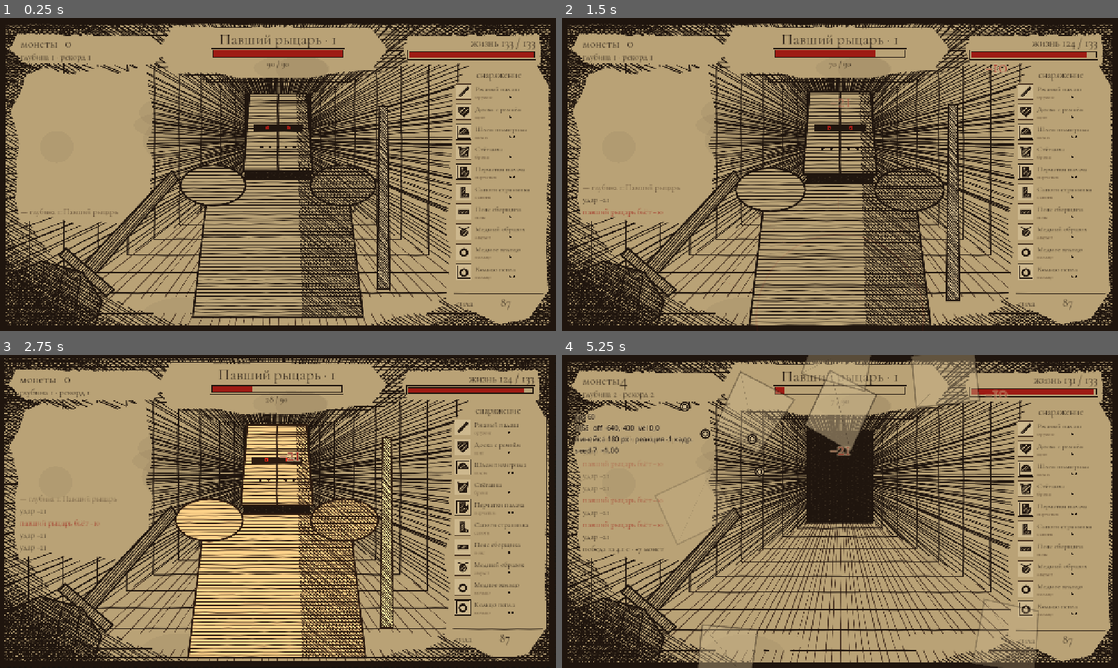
Above: before the commit, frames 1-4 (two rows, left to right).
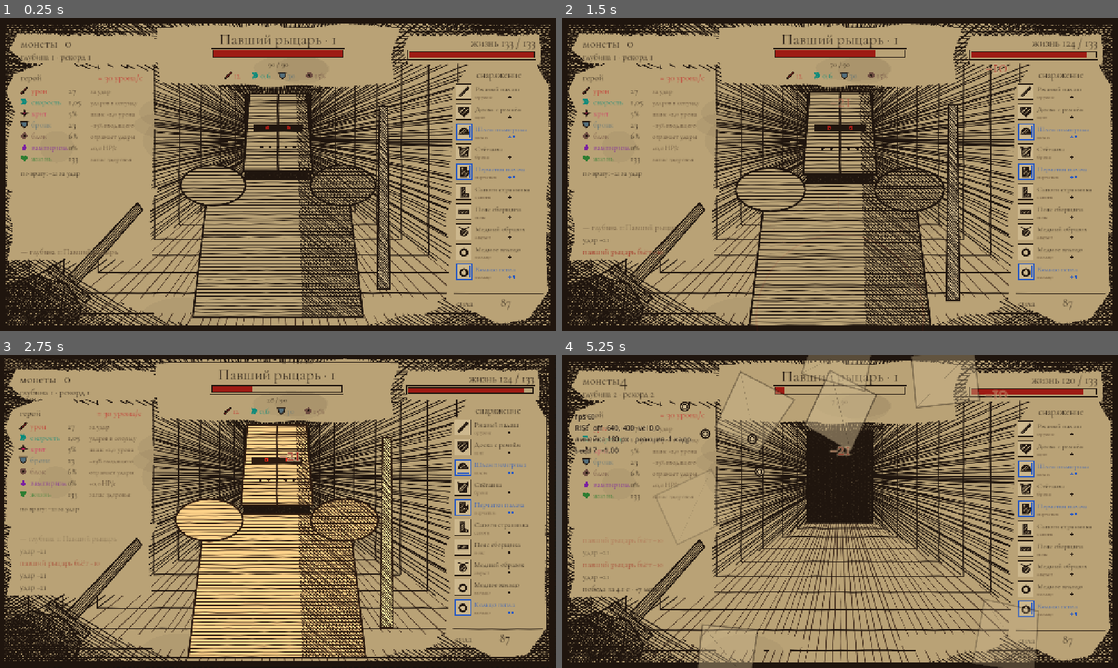
Above: after the commit, the same moments.

Repository: kostanhikk-hue/swipe
Game: Godot game, scene res://scenes/gyms/loop_gym.tscn
Same seed, same stepped clock (60 frames per second), same inputs: the game is played once before the commit and once after it.
Inputs (mouse positions are in pixels of both pictures, inside the frame that each line leads up to):
- Up to frame 1 (0.25 s): no input
- Up to frame 2 (1.5 s): tap Enter at 0.5 s; move the mouse to (962, 158) at 0.52 s; hold Right (swipe_right) 0.53-1.25 s; hold Shift 0.53-1.25 s; click (962, 158) at 0.67 s; drag from (728, 190) to (812, 237) at 1.27 s
- Up to frame 3 (2.75 s): move the mouse to (333, 442) at 2.02 s; hold Right (swipe_right) from 2.03 s (still down); tap Ctrl at 2.1 s
- Up to frame 4 (5.25 s): release Right (swipe_right) at 2.75 s; drag from (812, 574) to (673, 464) at 2.77 s; move the mouse to (1006, 558) at 3.52 s; hold Left (swipe_left) 3.53-4.25 s; tap P at 3.6 s; drag from (673, 464) to (756, 433) at 4.27 s; move the mouse to (867, 511) at 5.02 s; hold Left (swipe_left) from 5.03 s (still down); tap O at 5.1 s; click (867, 511) at 5.17 s

The runs differ from the first frame. In frame 1, 21% of the frame differs, in the area x 1-99%, y 1-99%; in frame 2, 20%; in frame 3, 20%; in frame 4, 26%.

Commit message:
readability (rarity/stat colours, stat sheet, enemy stats) + balance sim and curve

Diff:
--- a/game/data/tuning/m03_combat.tres
+++ b/game/data/tuning/m03_combat.tres
@@ -4,3 +4,6 @@
 
 [resource]
 script = ExtResource("1")
+depth_hp = 0.14
+depth_dmg = 0.11
+heal_after_win = 0.12
--- a/game/gyms/loop_gym.gd
+++ b/game/gyms/loop_gym.gd
@@ -4,6 +4,7 @@
 
 const EnemyView := preload("res://views/enemy_view.gd")
 const CombatLog := preload("res://views/combat_log.gd")
+const StatSheet := preload("res://views/stat_sheet.gd")
 const ENEMY_C := Vector2(640, 400)
 
 var ct: CombatTuning
@@ -18,6 +19,7 @@
 var enemy_v: Node2D
 var hand: Node2D
 var log_v: Node2D
+var sheet: Node2D
 var phase := "rise"
 var ph_t := 0.0
 var _hand_k := 0.0
@@ -39,6 +41,9 @@
 	log_v = CombatLog.new()
 	add_child(log_v)
 	move_child(log_v, hud.get_index() + 1)
+	sheet = StatSheet.new()
+	add_child(sheet)
+	move_child(sheet, log_v.get_index() + 1)
 	tpanel.bind(ct, "M03")
 	_apply_clear()
 	hero_hp = _hero_max()
@@ -50,8 +55,9 @@
 
 func _clear_rects() -> Array:
 	var c := super._clear_rects()
-	c.append(_soft(Rect2(390, 22, 500, 100)))
-	c.append(_soft(CombatLog.AREA))
+	c.append(_soft(Rect2(380, 20, 520, 134)))
+	c.append(_soft(CombatLog.AREA.grow(6)))
+	c.append(_soft(StatSheet.AREA.grow(8)))
 	return c
 
 
@@ -79,11 +85,7 @@
 	var types: Array = enemies["types"]
 	var d: Dictionary = types[rng.randi() % types.size()]
 	enemy_def = d
-	var mh := 1.0 + ct.depth_hp * (depth - 1)
-	var md := 1.0 + ct.depth_dmg * (depth - 1)
-	cur_enemy = {"hp": float(d["hp"]) * mh, "max_hp": float(d["hp"]) * mh, "dmg": float(d["dmg"]) * md,
-		"speed": float(d["speed"]), "armor": float(d["armor"]) * md, "crit": float(d["crit"]),
-		"block": float(d["block"]), "vamp": float(d["vamp"])}
+	cur_enemy = LoopMath.enemy_at(d, depth, ct)
 	enemy_v.set_shape(d["shape"])
 	enemy_v.visible = true
 	enemy_v.appear = 0.0
@@ -109,7 +111,11 @@
 	super._process(delta)
 	ph_t += delta
 	_hand_k = maxf(0.0, _hand_k - delta * 7.0)
-	hand.position = Vector2(60, -50) * sin(_hand_k * PI)
+	hand.scale = Vector2.ONE * 0.8
+	hand.position = Vector2(0, 144) + Vector2(60, -50) * sin(_hand_k * PI)
+	var fighting := phase in ["rise", "fight"]
+	var hf: Dictionary = combat.f["hero"] if phase == "fight" else Combat.hero_from(_hero_stats(), hero_hp, ct)
+	sheet.set_data(hf, cur_enemy if fighting else {}, ct)
 	match phase:
 		"rise":
 			var k := clampf(ph_t / 0.45, 0.0, 1.0)
@@ -172,6 +178,8 @@
 			log_v.add("блок!" if not by_hero else "%s блокирует" % foe, E.INK_FADED)
 			sfx.play("block")
 		"heal":
+			if amt < 1:
+				return
 			fx.float_text("+%d" % amt, Vector2(1090, 150) if by_hero else ENEMY_C + Vector2(60, -220), E.INK, 30)
 			log_v.add(("вампиризм +%d" if by_hero else foe + " пьёт +%d") % amt, E.INK_FADED)
 		"death":
--- /dev/null
+++ b/game/systems/loop_math.gd
@@ -0,0 +1,10 @@
+class_name LoopMath
+## Enemy scaling by depth (shared by the loop gym and the balance simulator).
+
+
+static func enemy_at(d: Dictionary, depth: int, ct: CombatTuning) -> Dictionary:
+	var mh := pow(1.0 + ct.depth_hp, depth - 1)
+	var md := pow(1.0 + ct.depth_dmg, depth - 1)
+	return {"hp": float(d["hp"]) * mh, "max_hp": float(d["hp"]) * mh, "dmg": float(d["dmg"]) * md,
+		"speed": float(d["speed"]), "armor": float(d["armor"]) * md, "crit": float(d["crit"]),
+		"block": float(d["block"]), "vamp": float(d["vamp"])}
--- /dev/null
+++ b/game/tools/balance_sim.gd
@@ -0,0 +1,75 @@
+extends SceneTree
+## Balance check: N runs of a greedy player (equip if build power grows, else sell).
+## godot --headless --path . -s res://tools/balance_sim.gd -- [--runs=200] [--policy=greedy|melt]
+## Prints death-depth percentiles and fight length by depth.
+
+func _initialize() -> void:
+	var runs := 200
+	var policy := "greedy"
+	for a in OS.get_cmdline_user_args():
+		if a.begins_with("--runs="):
+			runs = int(a.get_slice("=", 1))
+		elif a.begins_with("--policy="):
+			policy = a.get_slice("=", 1)
+	var ct: CombatTuning = (load("res://data/tuning/m03_combat.tres") as CombatTuning).duplicate()
+	for a in OS.get_cmdline_user_args():
+		if a.begins_with("--set="):   # --set=depth_hp:0.14,heal_after_win:0.1
+			for kv in a.get_slice("=", 1).split(","):
+				ct.set(kv.get_slice(":", 0), float(kv.get_slice(":", 1)))
+	var items: Dictionary = JSON.parse_string(FileAccess.get_file_as_string("res://data/m01/items.json"))
+	var econ: Dictionary = JSON.parse_string(FileAccess.get_file_as_string("res://data/m01/economy.json"))
+	var enemies: Dictionary = JSON.parse_string(FileAccess.get_file_as_string("res://data/m03/enemies.json"))
+	var loot: Dictionary = JSON.parse_string(FileAccess.get_file_as_string("res://data/m03/loot.json"))
+	var deaths := []
+	var times := {}
+	for r in runs:
+		var rng := RandomNumberGenerator.new()
+		rng.seed = 1000 + r
+		var lo := Loadout.new(econ, items["start"])
+		var depth := 1
+		var hp := -1.0
+		while depth < 200:
+			var stats := {}
+			for s in Loadout.SLOTS:
+				var st := lo.slot_stats(s)
+				for k in st:
+					stats[k] = float(stats.get(k, 0.0)) + st[k]
+			var maxhp := ct.hero_base_hp + float(stats.get("жизнь", 0.0))
+			if hp < 0.0:
+				hp = maxhp
+			var types: Array = enemies["types"]
+			var d: Dictionary = types[rng.randi() % types.size()]
+			var e := LoopMath.enemy_at(d, depth, ct)
+			var c := Combat.new(Combat.hero_from(stats, minf(hp, maxhp), ct), e, ct, r * 1000 + depth)
+			c.advance(120.0)
+			var b := depth / 5 * 5
+			times[b] = times.get(b, []) + [c.time]
+			if c.winner != "hero":
+				break
+			hp = minf(maxhp, float(c.f["hero"]["hp"]) + maxhp * ct.heal_after_win)
+			var it := LootLite.roll(depth, rng, loot, ct.depth_loot)
+			if lo.power_if_equipped(it) > lo.power():
+				lo.equip(it)
+			elif policy == "melt":
+				lo.melt(it)
+			else:
+				lo.sell(it)
+			depth += 1
+		deaths.append(depth)
+	deaths.sort()
+	var pct := func(p: float) -> int: return deaths[clampi(int(p * deaths.size()), 0, deaths.size() - 1)]
+	print("policy=%s runs=%d  death depth: p10=%d p25=%d median=%d p75=%d p90=%d max=%d" % [policy, runs,
+		pct.call(0.1), pct.call(0.25), pct.call(0.5), pct.call(0.75), pct.call(0.9), deaths[-1]])
+	var keys := times.keys()
+	keys.sort()
+	var line := "fight seconds by depth: "
+	for k in keys:
+		var arr: Array = times[k]
+		var s := 0.0
+		for x in arr:
+			s += float(x)
+		line += "%d-%d: %.1f  " % [k, k + 4, s / arr.size()]
+		if k >= 40:
+			break
+	print(line)
+	quit(0)
--- a/game/views/build_panel.gd
+++ b/game/views/build_panel.gd
@@ -63,14 +63,14 @@
 			ItemArt.draw_item(self, s, cell.get_center(), 11, rng)
 		draw_set_transform(Vector2.ZERO, 0.0, Vector2.ONE)
 		var nm: String = (it["name"] if not it.is_empty() else SLOT_NAMES[s]) + ("  +%d" % loadout.rank[s] if loadout.rank[s] > 0 else "")
-		draw_string(bold if r >= 2 else reg, Vector2(x + 48, y + 17), nm, HORIZONTAL_ALIGNMENT_LEFT, 160, 17, E.INK if not it.is_empty() else E.INK_FADED)
+		draw_string(bold if r >= 2 else reg, Vector2(x + 48, y + 17), nm, HORIZONTAL_ALIGNMENT_LEFT, 160, 17, Pal.RARITY_TEXT[r] if not it.is_empty() else E.INK_FADED)
 		if s == preview_slot and preview_text != "":
 			draw_colored_polygon(PackedVector2Array([Vector2(x - 14, y + 8), Vector2(x - 2, y + 18), Vector2(x - 14, y + 28)]), E.INK)
 			draw_string(bold, Vector2(x + 48, y + 34), preview_text, HORIZONTAL_ALIGNMENT_LEFT, 160, 15, E.INK_FADED)
 		else:
 			draw_string(reg, Vector2(x + 48, y + 34), SLOT_NAMES[s], HORIZONTAL_ALIGNMENT_LEFT, 70, 13, E.INK_FADED)
 			for i in r + 1:
-				draw_circle(Vector2(x + 128 + i * 9, y + 30), 2.6, E.CINNABAR if r == 3 else E.INK)
+				draw_circle(Vector2(x + 128 + i * 9, y + 30), 3.0, Pal.RARITY[r])
 		y += 46
 	# build power
 	var pk := 1.0 + 0.35 * _ease(_power_punch)
@@ -81,7 +81,7 @@
 	draw_string(bold, Vector2(x + 50, py), str(roundi(loadout.power())), HORIZONTAL_ALIGNMENT_RIGHT, 80, 26, E.INK)
 	draw_set_transform(Vector2.ZERO, 0.0, Vector2.ONE)
 	if preview_text != "" and absf(preview_delta) >= 0.5:
-		draw_string(bold, Vector2(x + 134, py), ("+%d" if preview_delta > 0 else "−%d") % absi(roundi(preview_delta)), HORIZONTAL_ALIGNMENT_LEFT, 70, 22, E.INK if preview_delta > 0 else E.CINNABAR)
+		draw_string(bold, Vector2(x + 134, py), ("+%d" if preview_delta > 0 else "−%d") % absi(roundi(preview_delta)), HORIZONTAL_ALIGNMENT_LEFT, 70, 22, Color("#2E7D32") if preview_delta > 0 else E.CINNABAR)
 
 
 func _ease(t: float) -> float:
--- a/game/views/card_view.gd
+++ b/game/views/card_view.gd
@@ -43,34 +43,38 @@
 	var sh := r
 	sh.position += Vector2(10, 12)
 	E.hatch(self, E.rect_poly(sh), 0.8, 3.0, 1.0, rng)
+	var rr := int(item["rarity"])
 	draw_rect(r, E.PAPER_LIGHT)
-	ItemArt.rarity_frame(self, r.grow(-8), int(item["rarity"]), 1.2)
+	if rr > 0:   # rarity wash over the engraving area
+		draw_rect(Rect2(r.position + Vector2(8, 8), Vector2(SIZE.x - 16, 200)), Color(Pal.RARITY[rr], 0.18))
+	ItemArt.rarity_frame(self, r.grow(-8), rr, 1.4)
 	draw_rect(r.grow(-15), E.INK, false, 1.0)
 	ItemArt.draw_item(self, item["slot"], Vector2(0, -128), 62, rng, true)
 	var reg := Fonts.regular()
 	var bold := Fonts.bold()
 	var x0 := r.position.x
-	draw_string(bold, Vector2(x0, -24), item["name"], HORIZONTAL_ALIGNMENT_CENTER, SIZE.x, 32, E.INK)
+	draw_string(bold, Vector2(x0, -24), item["name"], HORIZONTAL_ALIGNMENT_CENTER, SIZE.x, 32, Pal.RARITY_TEXT[rr])
 	var tags: Array = item.get("tags", [])
 	var sub := rarity_name + ("" if tags.is_empty() else " · " + " · ".join(tags))
-	draw_string(reg, Vector2(x0, 0), sub, HORIZONTAL_ALIGNMENT_CENTER, SIZE.x, 19, E.CINNABAR if int(item["rarity"]) == 3 else E.INK_FADED)
+	draw_string(bold, Vector2(x0, 0), sub, HORIZONTAL_ALIGNMENT_CENTER, SIZE.x, 19, Pal.RARITY_TEXT[rr])
 	E.stroke(self, Vector2(x0 + 28, 14), Vector2(-x0 - 28, 14), 1.4, rng)
 	var y := 44.0
 	for row in rows:
 		var b = row[1]
 		var a = row[2]
-		draw_string(reg, Vector2(x0 + 30, y), row[0], HORIZONTAL_ALIGNMENT_LEFT, 120, 21, E.INK)
-		draw_string(bold, Vector2(x0 + 120, y), "%s → %s" % [_fmt(row[0], b), _fmt(row[0], a)], HORIZONTAL_ALIGNMENT_RIGHT, 120, 21, E.INK)
+		Pal.stat_icon(self, row[0], Vector2(x0 + 36, y - 7), 8.0)
+		draw_string(bold, Vector2(x0 + 50, y), row[0], HORIZONTAL_ALIGNMENT_LEFT, 110, 20, Pal.stat(row[0]))
+		draw_string(bold, Vector2(x0 + 140, y), "%s → %s" % [_fmt(row[0], b), _fmt(row[0], a)], HORIZONTAL_ALIGNMENT_RIGHT, 104, 20, E.INK)
 		var d := (0.0 if a == null else float(a)) - (0.0 if b == null else float(b))
 		if absf(d) > 0.001:
-			draw_string(bold, Vector2(x0 + 244, y), ("+" if d > 0 else "−") + _fmt(row[0], absf(d)), HORIZONTAL_ALIGNMENT_RIGHT, 50, 21, E.INK if d > 0 else E.CINNABAR)
+			draw_string(bold, Vector2(x0 + 244, y), ("+" if d > 0 else "−") + _fmt(row[0], absf(d)), HORIZONTAL_ALIGNMENT_RIGHT, 50, 21, Color("#2E7D32") if d > 0 else E.CINNABAR)
 		y += 27.0
 	# build power: the one number that sums it up
 	var dp := power_after - power_before
 	E.stroke(self, Vector2(x0 + 28, r.end.y - 52), Vector2(-x0 - 28, r.end.y - 52), 1.0, rng)
 	draw_string(reg, Vector2(x0 + 30, r.end.y - 26), "сила", HORIZONTAL_ALIGNMENT_LEFT, 80, 21, E.INK)
 	draw_string(bold, Vector2(x0 + 80, r.end.y - 26), "%d → %d" % [roundi(power_before), roundi(power_after)], HORIZONTAL_ALIGNMENT_RIGHT, 160, 23, E.INK)
-	draw_string(bold, Vector2(x0 + 244, r.end.y - 26), ("+%d" if dp >= 0 else "−%d") % absi(roundi(dp)), HORIZONTAL_ALIGNMENT_RIGHT, 50, 23, E.INK if dp >= 0 else E.CINNABAR)
+	draw_string(bold, Vector2(x0 + 244, r.end.y - 26), ("+%d" if dp >= 0 else "−%d") % absi(roundi(dp)), HORIZONTAL_ALIGNMENT_RIGHT, 50, 23, Color("#2E7D32") if dp >= 0 else E.CINNABAR)
 	if stamp_dir != 0 and stamp_p > 0.05:
 		_stamp(STAMPS.get(stamp_dir, ""), stamp_p)
 
--- a/game/views/combat_log.gd
+++ b/game/views/combat_log.gd
@@ -2,8 +2,8 @@
 ## Short combat log on the left: newest at the bottom, older lines fade.
 
 const E := preload("res://scripts/engrave.gd")
-const AREA := Rect2(40, 128, 300, 330)
-const MAX := 11
+const AREA := Rect2(40, 400, 300, 150)
+const MAX := 5
 
 var lines: Array = []   # [text, color]
 
@@ -26,5 +26,5 @@
 	for i in range(lines.size() - 1, -1, -1):
 		var age := lines.size() - 1 - i
 		var col: Color = lines[i][1]
-		draw_string(reg if age > 0 else Fonts.bold(), Vector2(AREA.position.x + 8, y), lines[i][0], HORIZONTAL_ALIGNMENT_LEFT, AREA.size.x - 16, 19, Color(col, 1.0 - age * 0.075))
+		draw_string(reg if age > 0 else Fonts.bold(), Vector2(AREA.position.x + 8, y), lines[i][0], HORIZONTAL_ALIGNMENT_LEFT, AREA.size.x - 16, 19, Color(col, 1.0 - age * 0.15))
 		y -= 28
--- a/game/views/hud_view.gd
+++ b/game/views/hud_view.gd
@@ -57,7 +57,7 @@
 	if enemy_name != "":
 		draw_string(bold, Vector2(390, 60), enemy_name, HORIZONTAL_ALIGNMENT_CENTER, 500, 36, E.INK)
 		_bar(Rect2(490, 74, 300, 16), enemy_hp / maxf(1.0, enemy_hp_max))
-		draw_string(reg, Vector2(490, 112), "%d / %d" % [ceili(enemy_hp), roundi(enemy_hp_max)], HORIZONTAL_ALIGNMENT_CENTER, 300, 19, E.INK)
+		draw_string(reg, Vector2(490, 112), "%d / %d" % [ceili(enemy_hp), roundi(enemy_hp_max)], HORIZONTAL_ALIGNMENT_CENTER, 300, 17, E.INK)
 	if banner != "":
 		draw_rect(Rect2(340, 300, 600, 120), Color(E.PAPER_LIGHT, 0.95))
 		draw_rect(Rect2(340, 300, 600, 120), E.INK, false, 4.0)
--- a/game/views/item_art.gd
+++ b/game/views/item_art.gd
@@ -48,18 +48,18 @@
 		E.stroke(ci, c + Vector2(s, -s), c + Vector2(0, -s * 0.55), w, rng)
 
 
-## Rarity = frame weight + corners; cinnabar only for legendary (ART_BIBLE).
+## Rarity = colour (Pal.RARITY) + frame weight + corners.
 static func rarity_frame(ci: CanvasItem, c: Rect2, r: int, k := 1.0) -> void:
+	var col: Color = Pal.RARITY[r]
 	match r:
 		0:
-			ci.draw_rect(c, E.INK_FADED, false, 1.0 * k)
+			ci.draw_rect(c, col, false, 1.2 * k)
 		1:
-			ci.draw_rect(c, E.INK, false, 1.2 * k)
-			ci.draw_rect(c.grow(-3 * k), E.INK, false, 1.0 * k)
+			ci.draw_rect(c, col, false, 2.4 * k)
+			ci.draw_rect(c.grow(-4 * k), col, false, 1.0 * k)
 		_:
-			var col := E.CINNABAR if r == 3 else E.INK
-			ci.draw_rect(c, col, false, (3.0 if r == 3 else 2.6) * k)
-			ci.draw_rect(c.grow(-4 * k), E.INK, false, 1.2 * k)
+			ci.draw_rect(c, col, false, 3.4 * k)
+			ci.draw_rect(c.grow(-5 * k), E.INK, false, 1.0 * k)
 			var q := 3.5 * k
 			for p in [c.position, Vector2(c.end.x, c.position.y), c.end, Vector2(c.position.x, c.end.y)]:
 				ci.draw_rect(Rect2(p - Vector2(q, q), Vector2(q, q) * 2), col)
--- /dev/null
+++ b/game/views/pal.gd
@@ -0,0 +1,55 @@
+class_name Pal
+## ART_BIBLE colors for rarities and stats (Diablo-bright, decision #24) + engraved stat icons.
+
+const RARITY := [Color("#1F150E"), Color("#2457C5"), Color("#D9A400"), Color("#E0701A")]
+const RARITY_TEXT := [Color("#1F150E"), Color("#2457C5"), Color("#9A7400"), Color("#C55A0C")]
+const RARITY_NAME := ["обычное", "магическое", "редкое", "легендарное"]
+const STAT := {"урон": Color("#C62828"), "скорость": Color("#00897B"), "крит": Color("#D81B60"),
+	"броня": Color("#546E7A"), "жизнь": Color("#2E7D32"), "вампиризм": Color("#7B1FA2"), "блок": Color("#6D4C41")}
+
+
+static func stat(k: String) -> Color:
+	return STAT.get(k, Color("#1F150E"))
+
+
+## Small filled icon for a stat, centred at c, radius s.
+static func stat_icon(ci: CanvasItem, k: String, c: Vector2, s: float) -> void:
+	var col := stat(k)
+	var ink := Color("#1F150E")
+	var poly := PackedVector2Array()
+	match k:
+		"урон":   # sword
+			poly = PackedVector2Array([c + Vector2(-s, s * 0.75), c + Vector2(-s * 0.75, s), c + Vector2(s, -s * 0.75), c + Vector2(s * 0.75, -s)])
+			ci.draw_colored_polygon(poly, col)
+			ci.draw_line(c + Vector2(-s * 0.7, s * 0.1), c + Vector2(-s * 0.1, s * 0.7), ink, maxf(1.5, s * 0.25))
+		"скорость":   # double chevron
+			for dx in [-0.45, 0.25]:
+				ci.draw_polyline(PackedVector2Array([c + Vector2(s * (dx - 0.3), -s * 0.75), c + Vector2(s * (dx + 0.3), 0), c + Vector2(s * (dx - 0.3), s * 0.75)]), col, maxf(2.0, s * 0.35), true)
+			return
+		"крит":   # four-point star
+			for i in 8:
+				var r := s if i % 2 == 0 else s * 0.35
+				poly.append(c + Vector2.from_angle(TAU * i / 8.0 - PI / 2) * r)
+			ci.draw_colored_polygon(poly, col)
+		"броня":   # breastplate
+			poly = PackedVector2Array([c + Vector2(-s, -s * 0.8), c + Vector2(s, -s * 0.8), c + Vector2(s * 0.8, s * 0.3), c + Vector2(0, s), c + Vector2(-s * 0.8, s * 0.3)])
+			ci.draw_colored_polygon(poly, col)
+		"жизнь":   # heart
+			ci.draw_circle(c + Vector2(-s * 0.45, -s * 0.25), s * 0.5, col)
+			ci.draw_circle(c + Vector2(s * 0.45, -s * 0.25), s * 0.5, col)
+			poly = PackedVector2Array([c + Vector2(-s * 0.93, -s * 0.05), c + Vector2(s * 0.93, -s * 0.05), c + Vector2(0, s)])
+			ci.draw_colored_polygon(poly, col)
+			return
+		"вампиризм":   # drop
+			ci.draw_circle(c + Vector2(0, s * 0.3), s * 0.62, col)
+			poly = PackedVector2Array([c + Vector2(-s * 0.55, s * 0.05), c + Vector2(0, -s), c + Vector2(s * 0.55, s * 0.05)])
+			ci.draw_colored_polygon(poly, col)
+			return
+		"блок":   # round shield with boss
+			ci.draw_circle(c, s * 0.9, col)
+			ci.draw_circle(c, s * 0.3, ink)
+			return
+	if poly.size() > 2:
+		var closed := poly.duplicate()
+		closed.append(poly[0])
+		ci.draw_polyline(closed, ink, 1.0, true)
--- /dev/null
+++ b/game/views/stat_sheet.gd
@@ -0,0 +1,111 @@
+extends Node2D
+## Hero stats and what they mean together (DPS, armor reduction, lifesteal per second),
+## plus the current enemy's stats under its health bar.
+
+const E := preload("res://scripts/engrave.gd")
+const AREA := Rect2(40, 124, 300, 262)
+const ORDER := ["урон", "скорость", "крит", "броня", "блок", "вампиризм", "жизнь"]
+
+var hero := {}       # Combat.hero_from(...) dict
+var enemy := {}      # current enemy fighter dict or {}
+var k := 100.0
+var crit_mult := 2.0
+var block_cap := 60.0
+var _key := ""
+
+
+func set_data(h: Dictionary, e: Dictionary, t: CombatTuning) -> void:
+	var key := str(h) + str(e)
+	if key == _key:
+		return
+	_key = key
+	hero = h
+	enemy = e
+	k = t.armor_k
+	crit_mult = t.crit_mult
+	block_cap = t.block_cap
+	queue_redraw()
+
+
+func dps(f: Dictionary) -> float:
+	return float(f["dmg"]) * float(f["speed"]) * (1.0 + minf(100.0, float(f["crit"])) / 100.0 * (crit_mult - 1.0))
+
+
+func _draw() -> void:
+	if hero.is_empty():
+		return
+	var reg := Fonts.regular()
+	var bold := Fonts.bold()
+	var x := AREA.position.x + 8
+	var y := AREA.position.y + 20
+	draw_string(bold, Vector2(x, y), "герой", HORIZONTAL_ALIGNMENT_LEFT, 120, 21, E.INK)
+	draw_string(bold, Vector2(x + 110, y), "≈ %d урона/с" % roundi(dps(hero)), HORIZONTAL_ALIGNMENT_RIGHT, 170, 21, Pal.stat("урон"))
+	y += 30
+	for s in ORDER:
+		var v := _val(s)
+		var note := _note(s)
+		Pal.stat_icon(self, s, Vector2(x + 8, y - 7), 8.0)
+		draw_string(bold, Vector2(x + 24, y), s, HORIZONTAL_ALIGNMENT_LEFT, 100, 19, Pal.stat(s))
+		draw_string(bold, Vector2(x + 110, y), v, HORIZONTAL_ALIGNMENT_LEFT, 60, 19, E.INK)
+		draw_string(reg, Vector2(x + 160, y), note, HORIZONTAL_ALIGNMENT_LEFT, 135, 16, E.INK_FADED)
+		y += 26
+	if not enemy.is_empty():
+		var through := Formulas.armor_damage(float(hero["dmg"]), float(enemy["armor"]), k)
+		draw_string(reg, Vector2(x, y + 6), "по врагу: −%d за удар" % roundi(through), HORIZONTAL_ALIGNMENT_LEFT, 290, 17, E.INK)
+		_enemy_line()
+
+
+func _val(s: String) -> String:
+	match s:
+		"урон":
+			return str(roundi(hero["dmg"]))
+		"скорость":
+			return ("%.2f" % float(hero["speed"])).replace(".", ",")
+		"крит":
+			return "%d%%" % roundi(hero["crit"])
+		"броня":
+			return str(roundi(hero["armor"]))
+		"блок":
+			return "%d%%" % roundi(minf(block_cap, hero["block"]))
+		"вампиризм":
+			return "%d%%" % roundi(hero["vamp"])
+		"жизнь":
+			return "%d" % roundi(hero["max_hp"])
+	return ""
+
+
+func _note(s: String) -> String:
+	match s:
+		"урон":
+			return "за удар"
+		"скорость":
+			return "ударов в секунду"
+		"крит":
+			return "шанс ×%s урона" % str(crit_mult).replace(".", ",")
+		"броня":
+			return "−%d%% входящего" % roundi(100.0 * float(hero["armor"]) / (float(hero["armor"]) + k))
+		"блок":
+			return "отражает удары"
+		"вампиризм":
+			return "+%s HP/с" % ("%.1f" % (dps(hero) * float(hero["vamp"]) / 100.0)).replace(".", ",")
+		"жизнь":
+			return "запас здоровья"
+	return ""
+
+
+func _enemy_line() -> void:
+	var bold := Fonts.bold()
+	var parts := [["урон", str(roundi(enemy["dmg"]))], ["скорость", ("%.1f" % float(enemy["speed"])).replace(".", ",")],
+		["броня", str(roundi(enemy["armor"]))]]
+	if float(enemy["crit"]) > 0:
+		parts.append(["крит", "%d%%" % roundi(enemy["crit"])])
+	if float(enemy["block"]) > 0:
+		parts.append(["блок", "%d%%" % roundi(enemy["block"])])
+	if float(enemy["vamp"]) > 0:
+		parts.append(["вампиризм", "%d%%" % roundi(enemy["vamp"])])
+	var w := 62.0
+	var x := 640.0 - parts.size() * w / 2.0
+	for p in parts:
+		Pal.stat_icon(self, p[0], Vector2(x + 10, 132), 8.0)
+		draw_string(bold, Vector2(x + 22, 139), p[1], HORIZONTAL_ALIGNMENT_LEFT, 44, 19, Pal.stat(p[0]))
+		x += w
Not shown, added: game/systems/loop_math.gd.uid
Not shown, added: game/tools/balance_sim.gd.uid
Not shown, added: game/views/pal.gd.uid
Not shown, added: game/views/stat_sheet.gd.uid
Not shown, changed: .studioigor/ART_BIBLE.md
Not shown, changed: .studioigor/DECISIONS.md
Not shown, changed: .studioigor/DESIGN.md
Not shown, changed: .studioigor/ENV.md
Not shown, changed: .studioigor/STATE.md
